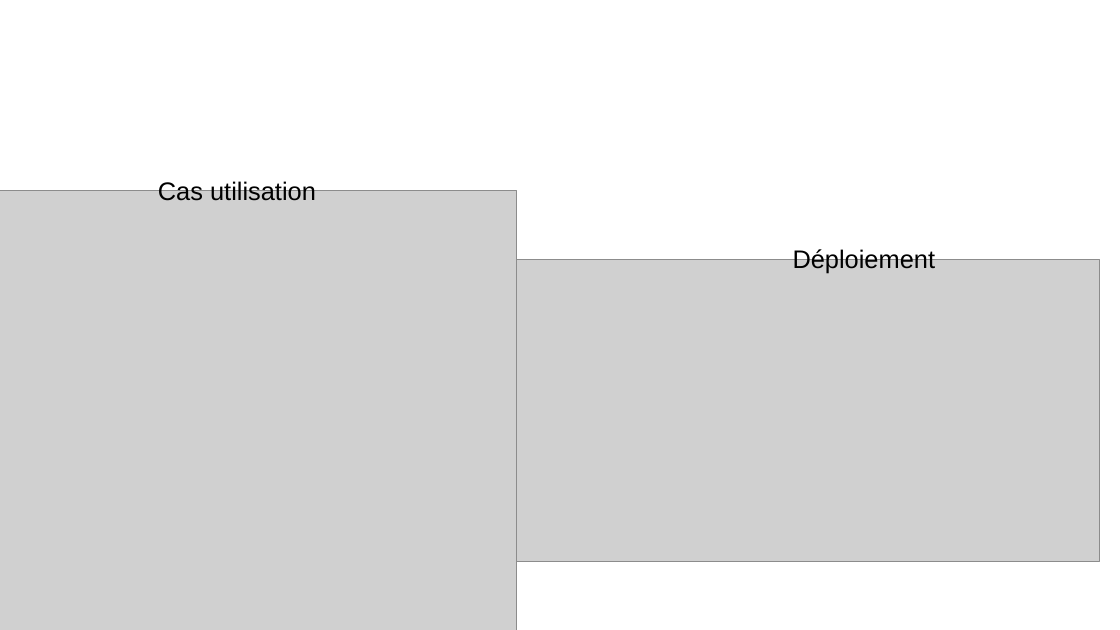
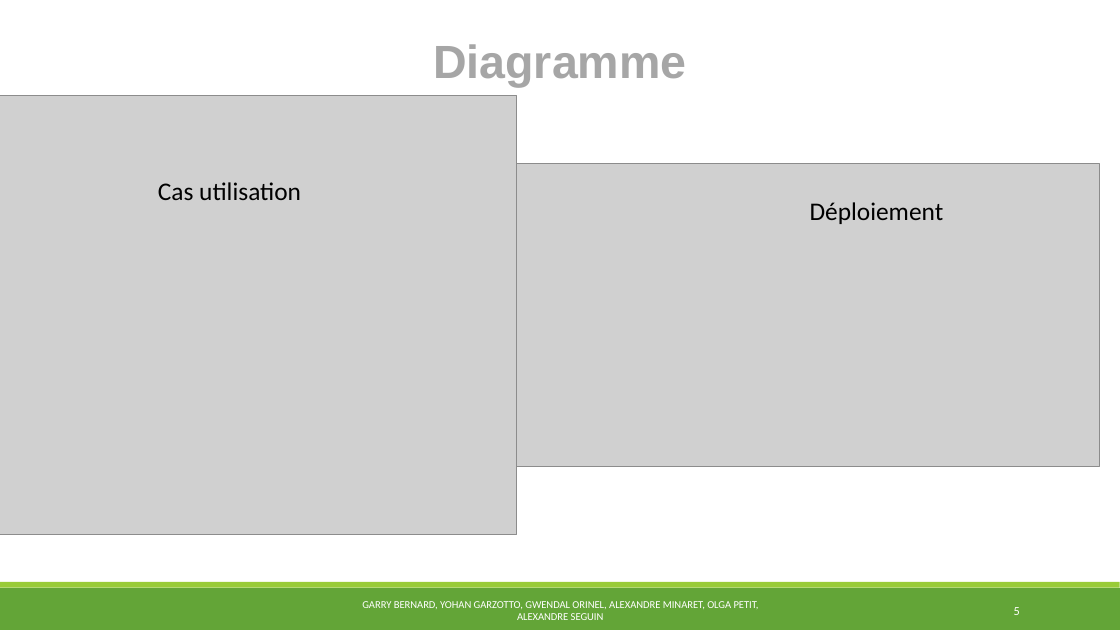
Before and after one commit to MSIR2018/Supervision-Cacti, a slide deck: slide 5 of Powerpoint.pptx. Drawn at 1120x630 pixels with LibreOffice and Linux fonts; fonts in the diff are those of the drawing; grey boxes stand for pictures; background and template pictures are left out. Boxes give left, top, right and bottom in pixels: in the first picture for what was removed or moved away, otherwise in the second. Text is boxed around its words. In the diff, an @@ line names an element or a change of style, - is before the commit and + after.

```diff
--- a/Powerpoint.pptx
+++ b/Powerpoint.pptx
@@ text "Diagramme" at box(433, 44, 686, 87): text colour #FFFFFF to #A6A6A6 @@
@@ picture: place and size @@
-picture at box(0, 190, 517, 630)
+picture at box(0, 96, 517, 536)
@@ text "Cas utilisation" at box(158, 182, 301, 200): font Arial to Calibri @@
@@ picture: place and size @@
-picture at box(517, 259, 1101, 561)
+picture at box(517, 164, 1101, 465)
@@ text "Déploiement" at box(810, 202, 944, 224): font Arial to Calibri @@
@@ text "Déploiement": place and size @@
-text "Déploiement" at box(793, 248, 936, 274)
+text "Déploiement" at box(810, 202, 944, 224)
@@ rectangle added at box(0, 588, 1120, 630), fill #63A537 @@
@@ rectangle added at box(0, 582, 1120, 588), fill #99CB38 @@
@@ text added at box(362, 601, 759, 620), 7.4 pt, text #FFFFFF @@
+GARRY BERNARD, YOHAN GARZOTTO, GWENDAL ORINEL, ALEXANDRE MINARET, OLGA PETIT, ALEXANDRE SEGUIN
@@ page number added at box(1014, 607, 1020, 615), 8.7 pt, text #FFFFFF @@
+5
```
Also in this commit, not shown: 11 other slides changed, 1 slide added, 1 slide removed.
